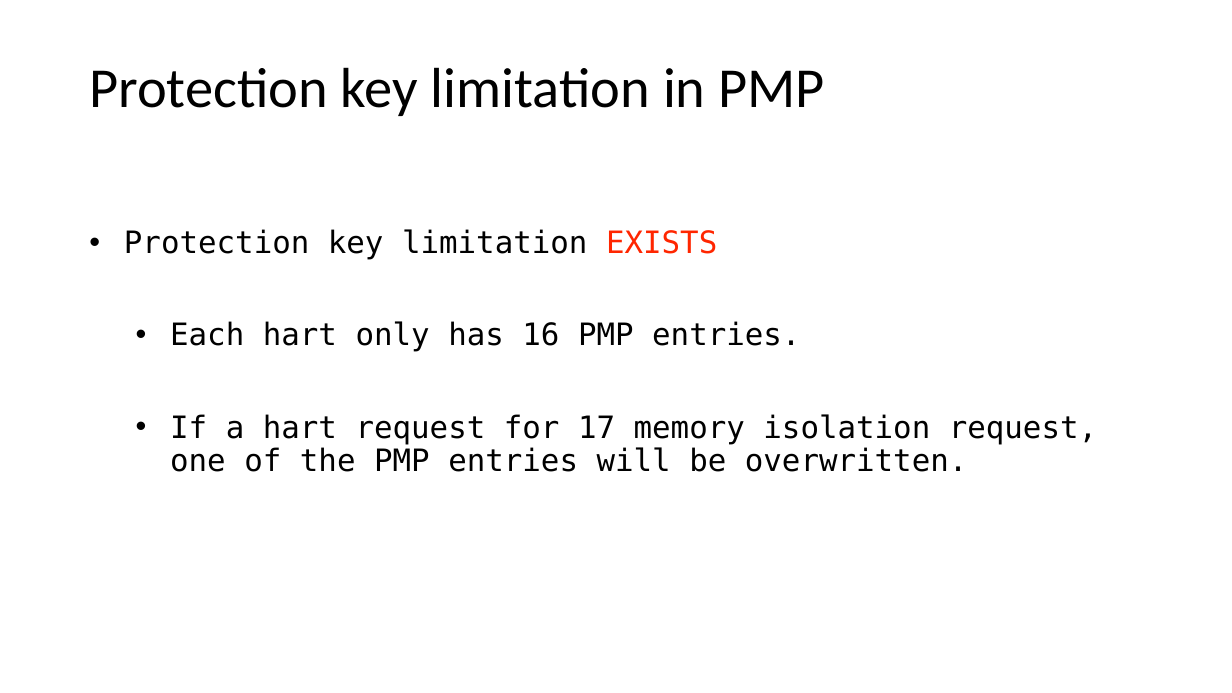
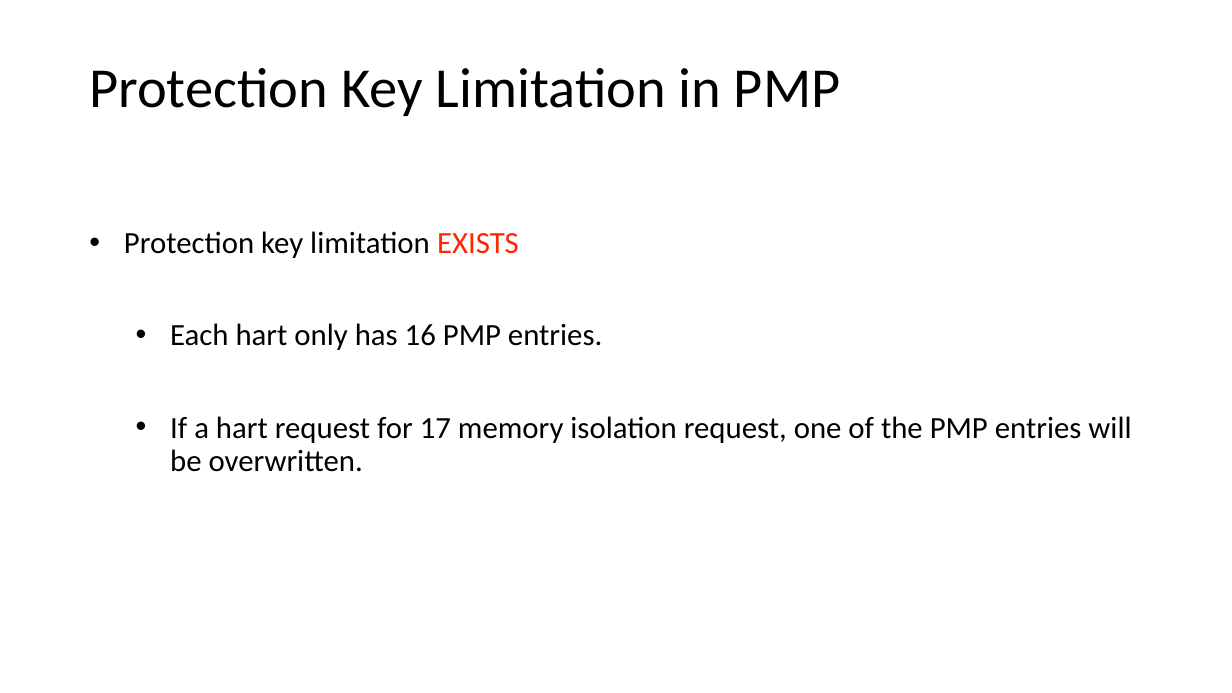
Before and after one commit to LiGaOg/libpmp, a slide deck: slide 11 of proposal.pptx. Drawn at 1232x693 pixels with LibreOffice and Linux fonts; fonts in the diff are those of the drawing. Boxes give left, top, right and bottom in pixels: in the first picture for what was removed or moved away, otherwise in the second. Text is boxed around its words. In the diff, an @@ line names an element or a change of style, - is before the commit and + after.

```diff
--- a/proposal.pptx
+++ b/proposal.pptx
@@ title at box(89, 68, 841, 116): text changed @@
-Protection key limitation in PMP
+Protection Key Limitation in PMP
@@ text "Protection key limitation EXISTS" at box(124, 231, 1131, 472): font DejaVu Sans Mono to Calibri @@
```
Also in this commit, not shown: 21 other slides changed, 1 slide added.
